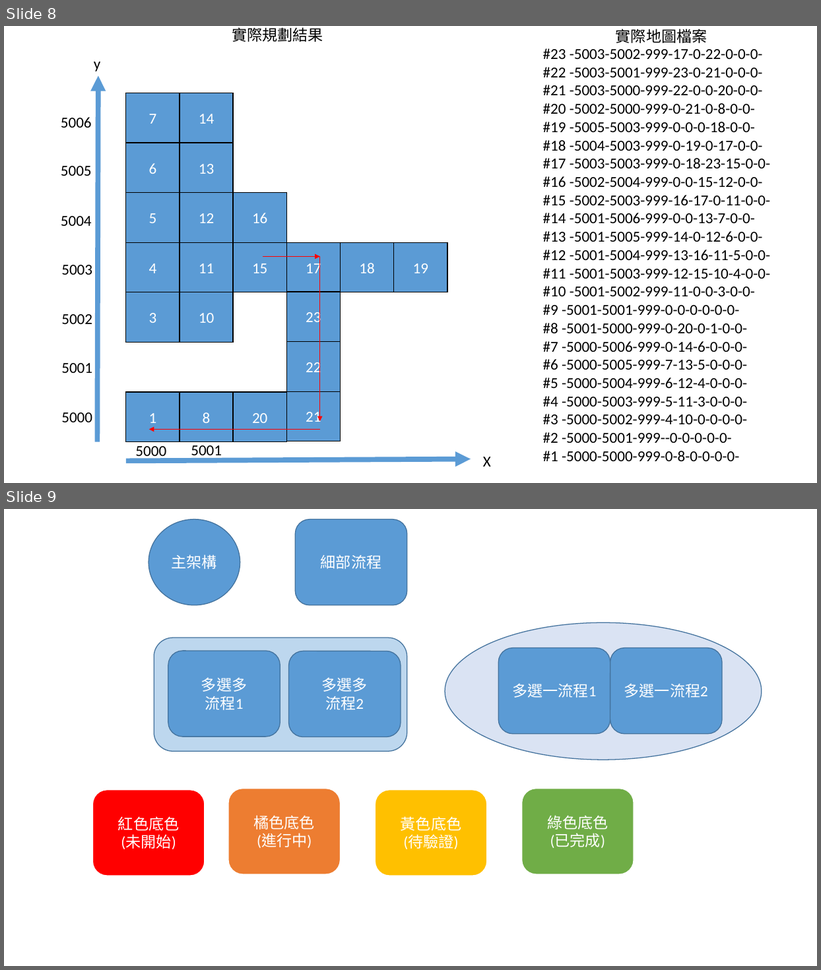
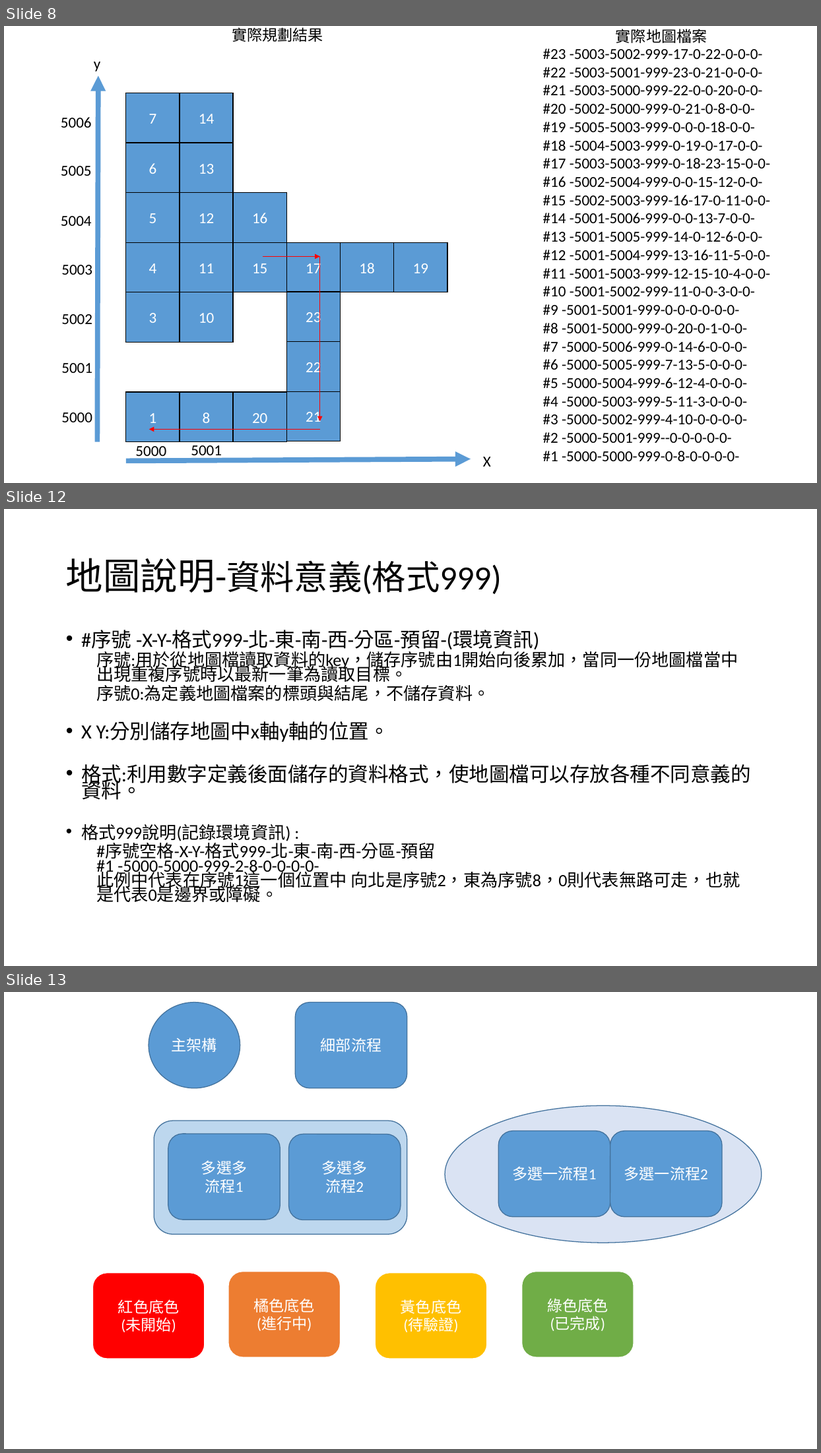
Before and after one commit to mskhrk/nttu_smartCar, a slide deck: document/運作流程圖.pptx. Shown one above the other, each under a label of ours: slides 8 and 9 before the commit, slides 8, 12 and 13 after it; the slides between them are not shown. The pictures are 821x970 and 821x1453 pixels, drawn with LibreOffice and Linux fonts; fonts in the diff are those of the drawing. Boxes give left, top, right and bottom in pixels: in the first picture for what was removed or moved away, otherwise in the second. Text is boxed around its words. In the diff, an @@ line names an element or a change of style, - is before the commit and + after.

```diff
--- a/document/運作流程圖.pptx
+++ b/document/運作流程圖.pptx
@@ slide 12 added at [4,509,817,966], background #FFFFFF @@
@@ title added at [66,558,502,594], 40 pt, text #000000 @@
+地圖說明-資料意義(格式999)
@@ text added at [81,630,751,902], 20.4 pt, text #000000 @@
+• #序號 -X-Y-格式999-北-東-南-西-分區-預留-(環境資訊)
+  序號:用於從地圖檔讀取資料的key，儲存序號由1開始向後累加，當同一份地圖檔當中出現重複序號時以最新一筆為讀取目標。
+  序號0:為定義地圖檔案的標頭與結尾，不儲存資料。
+• X Y:分別儲存地圖中x軸y軸的位置。
+• 格式:利用數字定義後面儲存的資料格式，使地圖檔可以存放各種不同意義的資料。
+  • 格式999說明(記錄環境資訊) :
+  #序號空格-X-Y-格式999-北-東-南-西-分區-預留
+  #1 -5000-5000-999-2-8-0-0-0-0-
+  此例中代表在序號1這一個位置中 向北是序號2，東為序號8，0則代表無路可走，也就是代表0是邊界或障礙。
@@ what was slide 9 is now slide 13 @@
```
Also in this commit, not shown: 5 slides changed, 3 other slides added, 1 slide removed, 6 other files.
